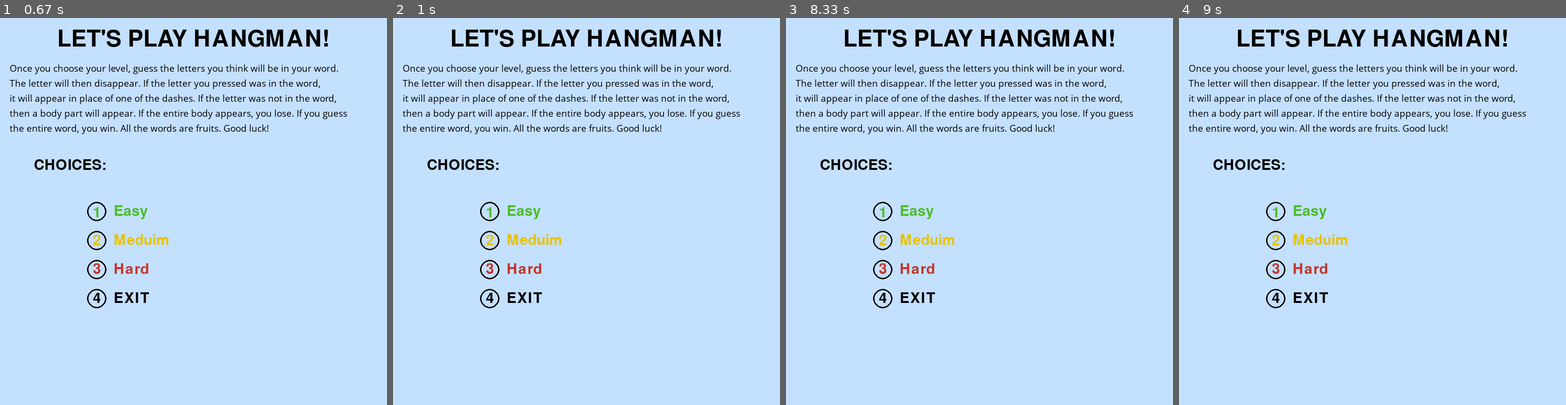
Above: before the commit, frames 1-4 (left to right).
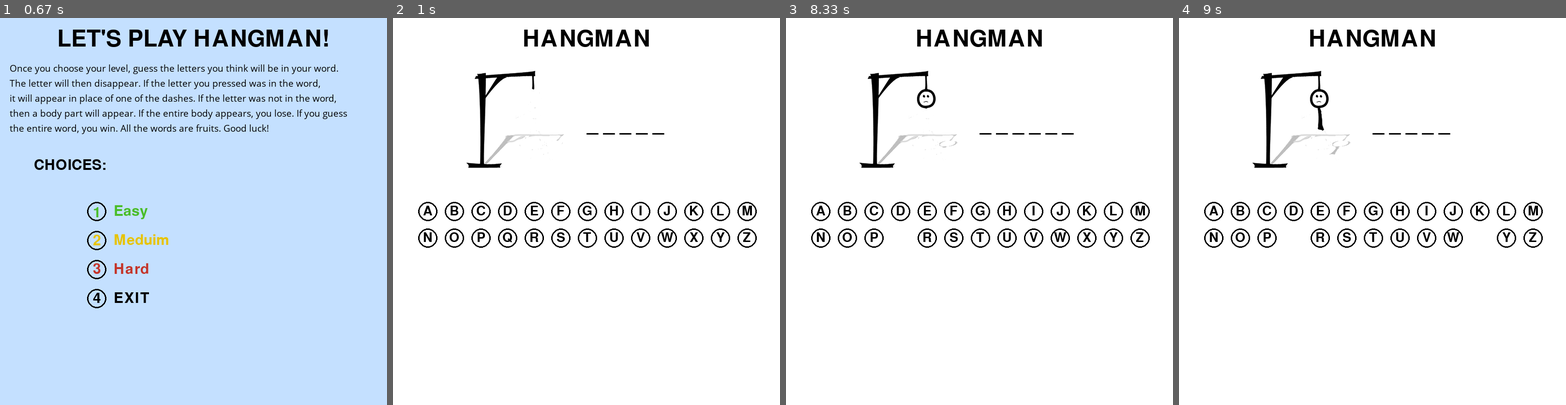
Above: after the commit, the same moments.

Repository: fradkins24/GameDesign
Game: pygame game, started from editingHangman.py
Two runs of this game, one before a commit and one after it. Both use one fixed random seed, a clock stepped at 60 frames per second and the inputs below.
Inputs (mouse positions are in pixels of both pictures, inside the frame that each line leads up to):
- Up to frame 1 (0.67 s): click "LET'S PLAY HANGMAN!" at 0.38 s
- Up to frame 2 (1 s): click (493, 215) at 0.83 s
- Up to frame 3 (8.33 s): click (902, 242) at 8.18 s
- Up to frame 4 (9 s): click (1484, 242) at 8.85 s

Frame 1 is identical in both runs. In frame 2, 100% of the frame differs, in the area x 0-100%, y 0-100%; in frame 3, 100%; in frame 4, 100%.

Commit message:
12/3/2020 I got my buttons to work

Diff:
--- a/editingHangman.py
+++ b/editingHangman.py
@@ -211,12 +211,26 @@
             run=False
         if event.type == pygame.MOUSEBUTTONDOWN:
             m_x, m_y = pygame.mouse.get_pos()
-            if m_x==left and m_y==down+RADIUS*2+20:
+            dis = math.sqrt((left - m_x)**2 + (down - m_y)**2)
+            if dis<RADIUS:
+            #if left>m_x>left+RADIUS and down>m_y>down+RADIUS:
                 main(words1)
-            elif m_x==left and m_y==down+RADIUS*4+40:
-                main(words2)
-            elif m_x==left and m_y==down+RADIUS*6+60:
-                main(words3)
-            elif m_x==left and m_y==down+RADIUS*6+60:
-                run = False
+            else:
+                dis = math.sqrt((left - m_x)**2 + ((down+RADIUS*2+20) - m_y)**2)
+                if dis<RADIUS:
+                    main(words2)
+                else:
+                    dis = math.sqrt((left - m_x)**2 + ((down+RADIUS*4+40) - m_y)**2)
+                    if dis<RADIUS:
+                        main(words3)
+                    else:
+                        dis = math.sqrt((left - m_x)**2 + ((down+RADIUS*6+60) - m_y)**2)
+                        if dis<RADIUS:
+                            run = False
+            # elif m_x==left and m_y==down+RADIUS*2+20:
+            #     main(words2)
+            # elif m_x==left and m_y==down+RADIUS*4+40:
+            #     main(words3)
+            # elif m_x==left and m_y==down+RADIUS*6+60:
+            #     run = False
             menu()
